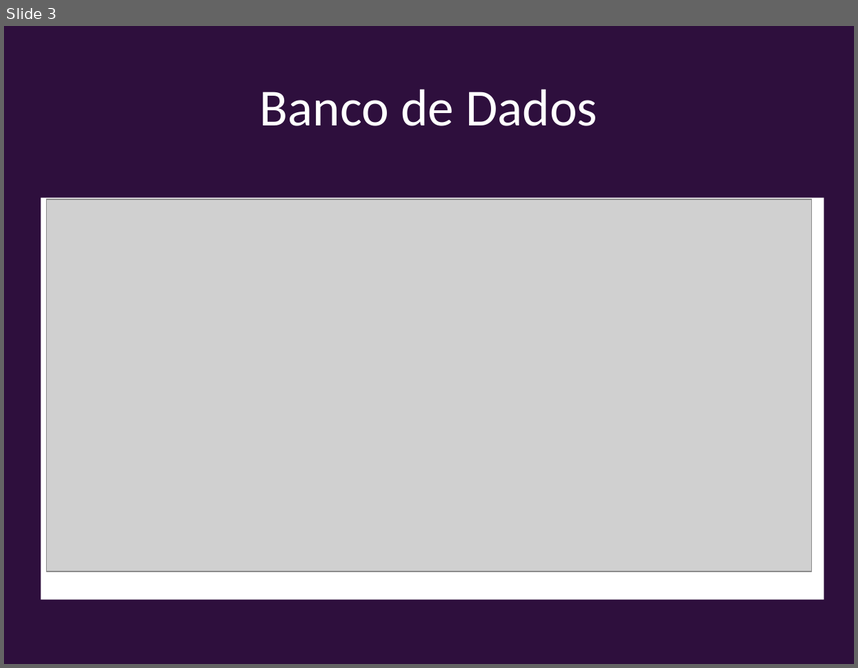
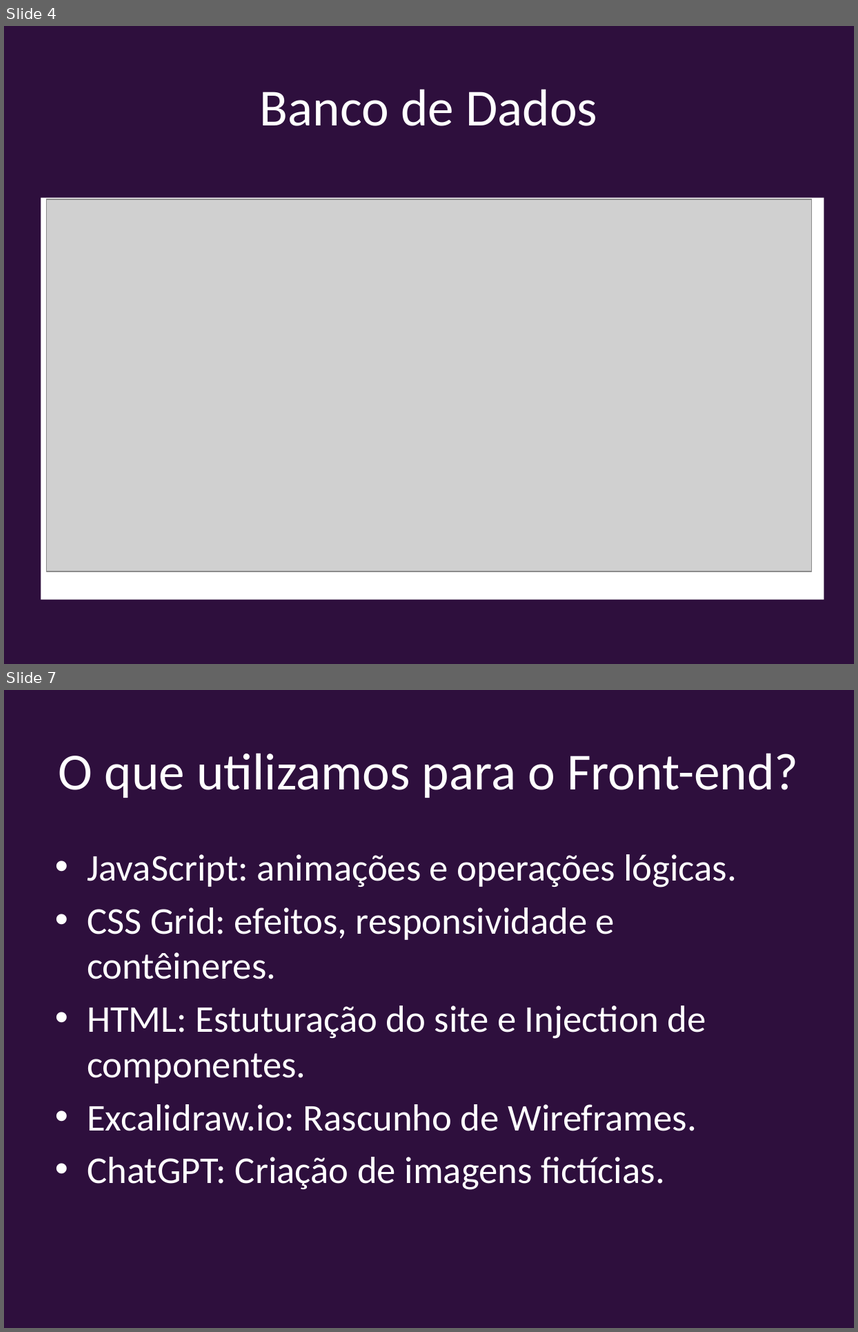
Before and after one commit to MarcDevGuy127/cinema, a slide deck: Slides.pptx. Shown one above the other, each under a label of ours: slide 3 before the commit, slides 4 and 7 after it; the slides between them are not shown. The pictures are 858x668 and 858x1332 pixels, drawn with LibreOffice and Linux fonts; fonts in the diff are those of the drawing; grey boxes stand for pictures. Boxes give left, top, right and bottom in pixels: in the first picture for what was removed or moved away, otherwise in the second. Text is boxed around its words. In the diff, an @@ line names an element or a change of style, - is before the commit and + after.

```diff
--- a/Slides.pptx
+++ b/Slides.pptx
@@ slide 7 added at [4, 690, 854, 1328], background #2E0F3D @@
@@ title added at [59, 753, 798, 798], 44 pt, text #FFFFFF @@
+O que utilizamos para o Front-end?
@@ text added at [87, 854, 737, 1190], 32 pt, text #FFFFFF @@
+• JavaScript: animações e operações lógicas.
+• CSS Grid: efeitos, responsividade e contêineres.
+• HTML: Estuturação do site e Injection de componentes.
+• Excalidraw.io: Rascunho de Wireframes.
+• ChatGPT: Criação de imagens fictícias.
@@ what was slide 3 is now slide 4 @@
```
Also in this commit, not shown: 2 slides changed, 6 other slides added, 1 slide removed.
